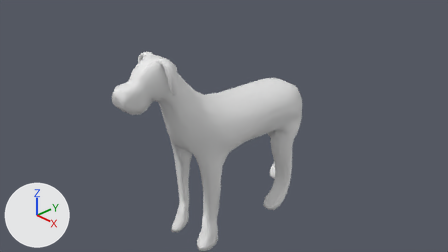
A saved change to the Blender file Assets/Blender Models/TestBlenderRig/New-CyberDogRigV4.blend.
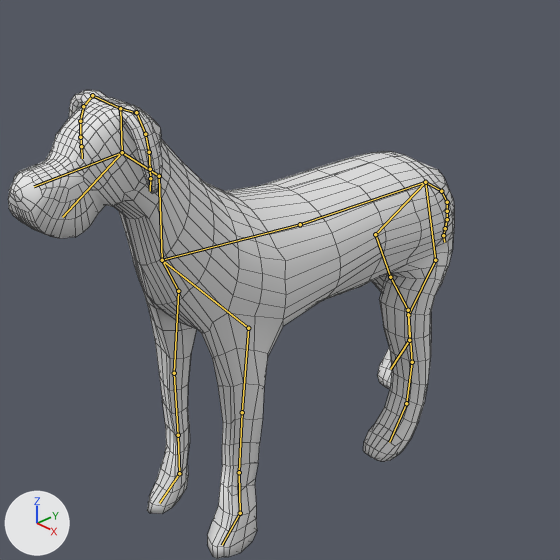
Each version appears first from the file's camera 'Camera', and next in a close-up on the part from 24% to 78% of the width and 5% to 100% of the height. The lights are fixed; the arrows at lower left show +X, +Y and +Z. Both versions are drawn at frame 5 of the action 'ArmatureAction'; the numbers are the values there. The bones that bend it are drawn over the model as lines in the close-ups. The close-ups show mesh edges as thin lines.

The first close-up shows 'Body'.
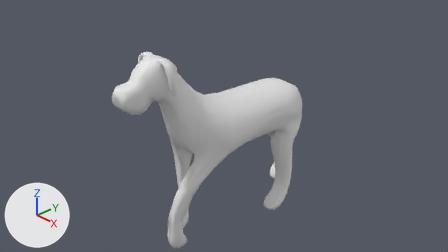
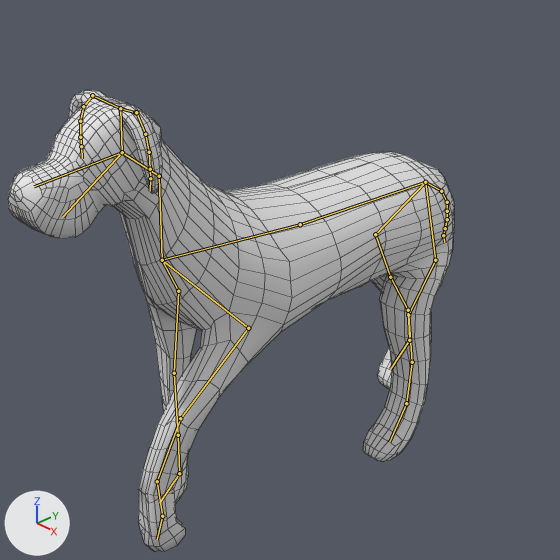
Changed parts and their boxes (x1, y1, x2, y2) in the close-ups (560 x 560 px):
'Body', posed
    before: (8, 90, 454, 558)
    after: (8, 90, 454, 552)
bone 'frontleftshoulder.l', root to tip
    before: (248, 328) to (242, 412)
    after: (248, 328) to (180, 418)
bone 'frontleftelbow.l', root to tip
    before: (242, 412) to (239, 472)
    after: (180, 418) to (157, 481)
bone 'frontleftcarpal.l', root to tip
    before: (239, 472) to (240, 513)
    after: (157, 481) to (162, 516)
bone 'frontLeftfoot.l', root to tip
    before: (240, 513) to (222, 545)
    after: (162, 516) to (157, 539)

The edits, one by one:
Bone 'frontleftshoulder.l' (bone_frontleftshoulder_l) turns from (0, 0, 0) to (-5, 11, -30) degrees about its own x, y and z.
Bone 'frontleftelbow.l' (bone_frontleftelbow_l) turns from (0, 0, 0) to (-5, -2, 18) degrees about its own x, y and z.
Bone 'frontleftcarpal.l' (bone_frontleftcarpal_l) turns from (0, 0, 0) to (-3, -1, 17) degrees about its own x, y and z.
Bone 'frontLeftfoot.l' (bone_frontleftfoot_l) turns from (0, 0, 0) to (-3, -3, 23) degrees about its own x, y and z.
